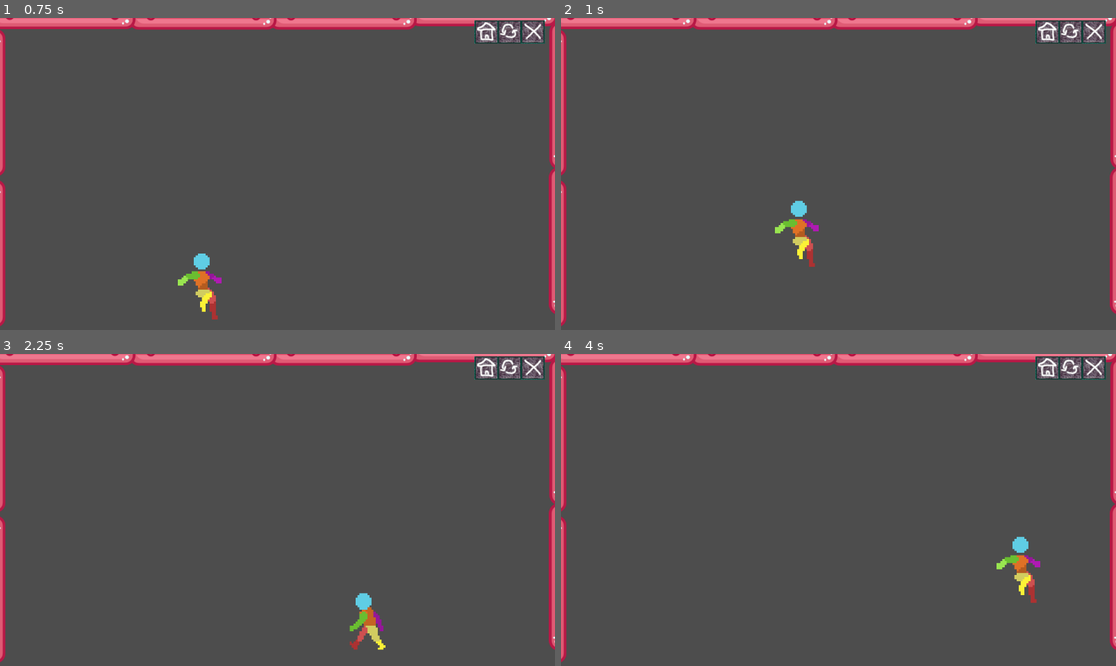
Above: before the commit, frames 1-4 (two rows, left to right).
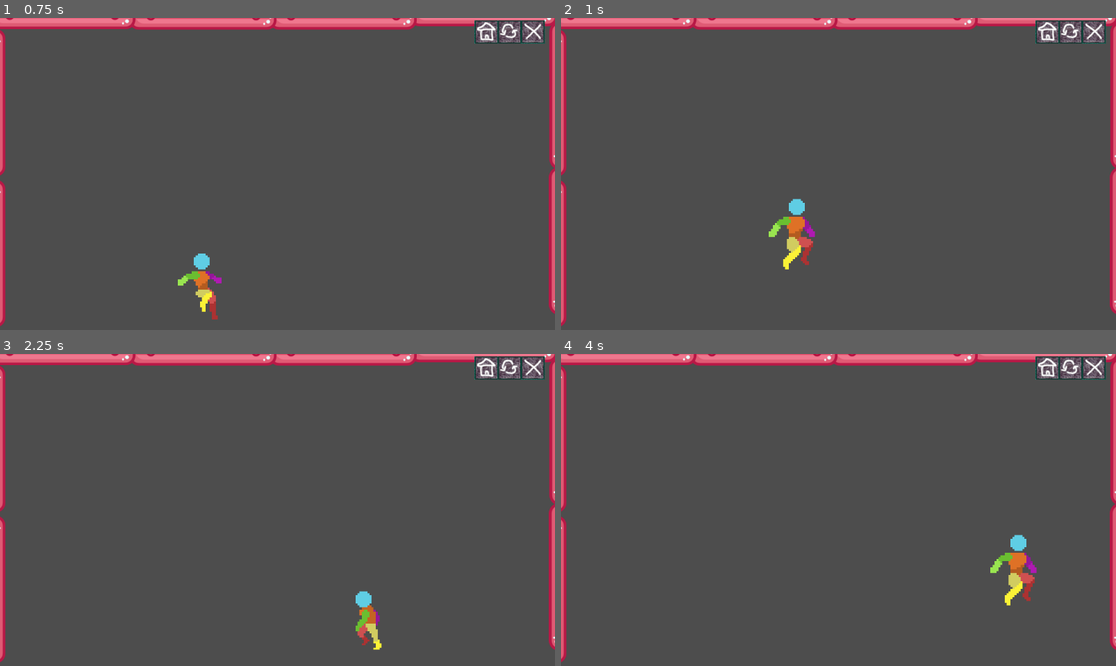
Above: after the commit, the same moments.

Repository: StevenPartridge/godot-learning
Game: Godot game, scene res://Manny2/MannysWorld2.tscn
Two runs of this game, one before a commit and one after it. Both use one fixed random seed, a clock stepped at 60 frames per second and the inputs below. This scene is started directly instead of the project's main scene.
Inputs (mouse positions are in pixels of both pictures, inside the frame that each line leads up to):
- Up to frame 1 (0.75 s): move the mouse to (399, 158) at 0.52 s; hold Right (MoveRight) from 0.53 s (still down); hold S (Crouch) from 0.53 s (still down)
- Up to frame 2 (1 s): keep holding Right (MoveRight); keep holding S (Crouch); tap Space (Jump) at 0.77, 0.8 s
- Up to frame 3 (2.25 s): tap Space (Jump) at 1.07, 1.35, 1.52, 1.82 s; move the mouse to (166, 525) at 1.27 s; release S (Crouch) at 1.28 s; tap S (Crouch) at 1.55 s; move the mouse to (333, 441) at 2.02 s; release Right (MoveRight) at 2.03 s; hold A (MoveLeft) from 2.03 s (still down); hold S (Crouch) from 2.03 s (still down)
- Up to frame 4 (4 s): tap Space (Jump) at 2.3, 3.02, 3.32, 3.77, 3.8 s; move the mouse to (810, 572) at 2.77 s; release A (MoveLeft) at 2.78 s; release S (Crouch) at 2.78 s; hold Right (MoveRight) from 2.78 s (still down); tap Down (GroundPound) at 2.85 s; tap S (Crouch) at 3.05 s; move the mouse to (1005, 556) at 3.52 s; press the mouse at (1005, 556) at 3.53 s

Frame 1 is identical in both runs. In frame 2, 0.7% of the frame differs, in the area x 37-47%, y 57-81%; in frame 3, 0.3%; in frame 4, 0.7%.

Commit message:
Huge improvements to Manny2 animations

Diff:
--- a/src/Manny2/Manny2.gd
+++ b/src/Manny2/Manny2.gd
@@ -16,7 +16,7 @@
 enum Direction { LEFT, RIGHT }
 var current_direction = Direction.RIGHT
 
-var current_state = State.IDLE
+var current_state = State.JUMP
 var previous_state = State.IDLE
 
 # Get the gravity from the project settings to be synced with RigidBody nodes.
@@ -24,10 +24,12 @@
 
 @onready var Manny = $AnimatedSprite2D
 
+func _ready():
+	Manny.play("SmallJump")
+
 func _physics_process(delta):
+	play_animation_based_on_state()
 	handle_input()
-	update_state()
-	play_animation_based_on_state()
 	update_velocity(delta)
 	move_and_slide()
 
@@ -71,29 +73,38 @@
 	return Input.is_action_just_pressed("MoveRight") or Input.is_action_pressed("MoveRight") and is_on_floor()
 
 func handle_input():
+	if current_state == State.LAND and get_input_direction() == 0: return
 	if Input.is_action_just_pressed("Jump") and is_on_floor():
 		velocity.y = JUMP_VELOCITY
 	if !is_on_floor():
-		current_state = State.JUMP
+		update_state(State.JUMP)
 	if is_press_left() and is_on_floor():
 		current_direction = Direction.LEFT
-		current_state = State.WALK
+		update_state(State.WALK)
 		Manny.flip_h = true
 	if is_press_right() and is_on_floor():
 		current_direction = Direction.RIGHT
-		current_state = State.WALK
+		update_state(State.WALK)
 		Manny.flip_h = false
 	if is_crouching():
-		current_state = State.CROUCH
+		update_state(State.CROUCH)
 	elif is_on_floor() and get_input_direction() == 0:
-		current_state = State.IDLE
+		update_state(State.IDLE)
 
-func update_state():
+func update_state(state: State):
 	# Update the state based on conditions, like landing
 	if is_on_floor() and previous_state == State.JUMP:
+		previous_state = current_state
 		current_state = State.LAND
+		return
+
+	previous_state = current_state
+	current_state = state
 
 func play_animation_based_on_state():
+	if current_state == State.LAND and Manny.animation == "LandOnGround" and get_input_direction() == 0:
+		return
+
 	match current_state:
 		State.IDLE:
 			play_animation("Idle")
@@ -110,11 +121,11 @@
 		# Add cases for other states
 
 func play_animation(anim_name):
+	if anim_name == "LandOnGround":
+		Manny.play(anim_name)
 	if Manny.animation != anim_name:
 		Manny.play(anim_name)
 
 func _set_state_idle():
 	if is_on_floor():
-		current_state = State.IDLE
-
-# Add more functions and logic for other states and transitions
+		update_state(State.IDLE)
--- a/src/Manny2/Manny2.tscn
+++ b/src/Manny2/Manny2.tscn
@@ -1,6 +1,6 @@
 [gd_scene load_steps=81 format=3 uid="uid://cvru3wihhmkwa"]
 
-[ext_resource type="Script" path="res://MannysWorld/Manny.gd" id="1_fu77j"]
+[ext_resource type="Script" path="res://Manny2/Manny2.gd" id="1_sv4j5"]
 [ext_resource type="Texture2D" uid="uid://bel3vbc0dugve" path="res://assets/animations/Manny/Crouch-Idle/Player Crouch-Idle 48x48.png" id="2_1moyv"]
 [ext_resource type="Texture2D" uid="uid://cxl5wv8a0ctpw" path="res://assets/animations/Manny/Sprite Sheets/Character Idle 48x48.png" id="3_aqtu0"]
 [ext_resource type="Texture2D" uid="uid://efyehmqh3wyv" path="res://assets/animations/Manny/Sprite Sheets/player land 48x48.png" id="4_onw5d"]
@@ -541,8 +541,8 @@
 radius = 7.35294
 height = 26.0
 
-[node name="Manny" type="CharacterBody2D"]
-script = ExtResource("1_fu77j")
+[node name="Manny2" type="CharacterBody2D"]
+script = ExtResource("1_sv4j5")
 
 [node name="AnimatedSprite2D" type="AnimatedSprite2D" parent="."]
 texture_filter = 1
@@ -555,3 +555,5 @@
 position = Vector2(0, 4)
 scale = Vector2(0.68, 1)
 shape = SubResource("CapsuleShape2D_0wxrh")
+
+[connection signal="animation_finished" from="AnimatedSprite2D" to="." method="_set_state_idle"]
--- a/src/MannysWorld/Manny.tscn
+++ b/src/MannysWorld/Manny1.tscn
@@ -1,6 +1,6 @@
 [gd_scene load_steps=81 format=3 uid="uid://d3p6jkuneeemw"]
 
-[ext_resource type="Script" path="res://MannysWorld/Manny.gd" id="1_igr28"]
+[ext_resource type="Script" path="res://MannysWorld/Manny1.gd" id="1_igr28"]
 [ext_resource type="Texture2D" uid="uid://bel3vbc0dugve" path="res://assets/animations/Manny/Crouch-Idle/Player Crouch-Idle 48x48.png" id="2_ew6vj"]
 [ext_resource type="Texture2D" uid="uid://cxl5wv8a0ctpw" path="res://assets/animations/Manny/Sprite Sheets/Character Idle 48x48.png" id="3_e5xfq"]
 [ext_resource type="Texture2D" uid="uid://efyehmqh3wyv" path="res://assets/animations/Manny/Sprite Sheets/player land 48x48.png" id="4_g4fvg"]
@@ -541,7 +541,7 @@
 radius = 7.35294
 height = 26.0
 
-[node name="Manny" type="CharacterBody2D"]
+[node name="Manny1" type="CharacterBody2D"]
 script = ExtResource("1_igr28")
 
 [node name="AnimatedSprite2D" type="AnimatedSprite2D" parent="."]
--- a/src/MannysWorld/MannysWorld.tscn
+++ b/src/MannysWorld/MannysWorld.tscn
@@ -1,12 +1,11 @@
 [gd_scene load_steps=3 format=3 uid="uid://crgcxm0twy8dj"]
 
 [ext_resource type="PackedScene" uid="uid://f061epmdy5ix" path="res://Extras/WallFrame.tscn" id="1_6br70"]
-[ext_resource type="PackedScene" uid="uid://d3p6jkuneeemw" path="res://MannysWorld/Manny.tscn" id="2_b3pxv"]
+[ext_resource type="PackedScene" uid="uid://d3p6jkuneeemw" path="res://MannysWorld/Manny1.tscn" id="2_3v8xs"]
 
 [node name="Node2D" type="Node2D"]
 
 [node name="WallContainer" parent="." instance=ExtResource("1_6br70")]
 
-[node name="Manny" parent="." instance=ExtResource("2_b3pxv")]
-position = Vector2(537, 531)
-scale = Vector2(4.68, 4.68)
+[node name="Manny1" parent="." instance=ExtResource("2_3v8xs")]
+position = Vector2(565, 367)
Renamed: src/MannysWorld/Manny.gd -> src/MannysWorld/Manny1.gd
